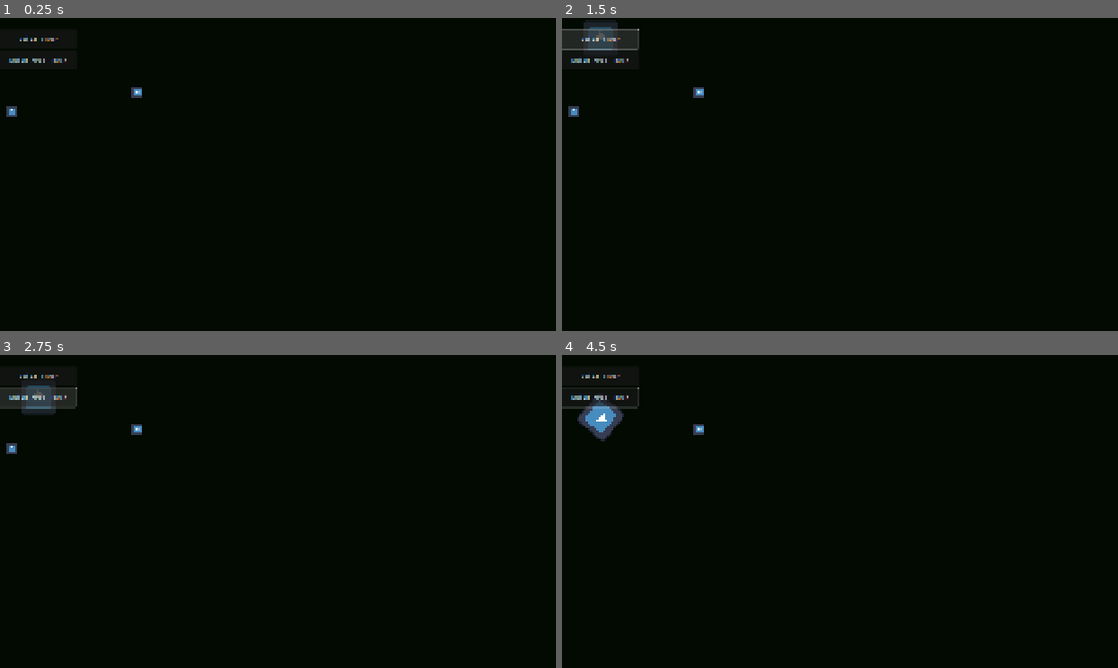
Above: before the commit, frames 1-4 (two rows, left to right).
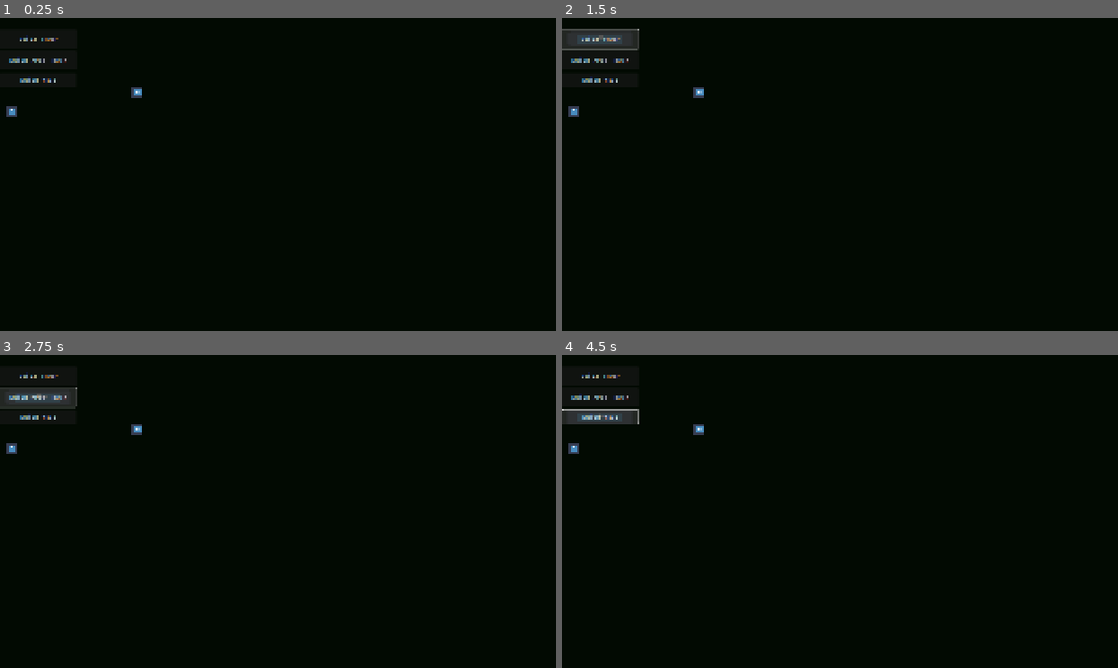
Above: after the commit, the same moments.

Repository: Olatiny/bot-net
Game: Godot game, scene res://src/towers/Place.tscn
The game is run twice, just before and just after one commit, with the same random seed, the same clock (stepped at 60 frames per second) and the same inputs. This scene is started directly instead of the project's main scene. The engine's default icon, where the game draws it, is replaced by a stand-in: a white triangle on a blue panel in a dark square.
Inputs (mouse positions are in pixels of both pictures, inside the frame that each line leads up to):
- Up to frame 1 (0.25 s): no input
- Up to frame 2 (1.5 s): click (600, 80) at 0.5 s, where only the run after the commit has a clickable "Build Wall"; click "Build Tower" at 1.25 s
- Up to frame 3 (2.75 s): click "Build Area Tower" at 2 s
- Up to frame 4 (4.5 s): click "Build Tower" at 2.75 s; click "Build Area Tower" at 3.5 s; click (600, 417) at 4.25 s, where only the run after the commit has a clickable "Build Wall"

The runs differ from the first frame. In frame 1, less than 0.1% of the frame differs, in the area x 3-11%, y 18-21%; in frame 2, 0.4%; in frame 3, 0.4%; in frame 4, 1.1%, in the area x 0-14%, y 10-32%.

Commit message:
firewall
the wall has health 200 and damage 50.

Diff:
--- a/PlacementManager.gd
+++ b/PlacementManager.gd
@@ -2,6 +2,7 @@
 
 @export var tower_scene: PackedScene
 @export var aoe_tower_scene: PackedScene
+@export var wall_scene: PackedScene
 
 var ghost_tower: Node2D = null
 var is_placing: bool = false
@@ -30,6 +31,9 @@
 
 # --- PLACEMENT LOGIC ---
 
+func _on_build_wall_button_pressed():
+	start_placement(wall_scene)
+
 
 
 func start_placement(selected_tower: PackedScene):
@@ -53,21 +57,17 @@
 		if detection:
 			detection.monitoring = false
 
+
 func finalize_placement():
 	is_placing = false
 	ghost_tower.modulate.a = 1.0
-
-	# Re-enable the scripts
-	ghost_tower.set_process(true)
 	ghost_tower.set_physics_process(true)
 
-	# Re-enable the Area2D detection
-	# We check for BOTH names just in case
-	for zone_name in ["DetectionRange", "DamageZone"]:
+	# Enable detection for Towers AND Walls
+	for zone_name in ["DetectionRange", "DamageZone", "ThornArea"]:
 		var zone = ghost_tower.get_node_or_null(zone_name)
 		if zone:
 			zone.monitoring = true
-			zone.monitorable = true
 
 	ghost_tower = null
 
--- /dev/null
+++ b/src/firewall/firewall.gd
@@ -0,0 +1,27 @@
+extends StaticBody2D
+
+@export var max_health: int = 200
+@export var thorn_damage: int = 50 # Damage dealt to enemy on contact
+var current_health: int
+
+func _ready():
+	current_health = max_health
+
+func take_damage(amount: int):
+	current_health -= amount
+	print("Wall Health: ", current_health)
+	if current_health <= 0:
+		die()
+
+func _on_thorn_area_body_entered(body):
+	# If an enemy touches the wall
+	if body.is_in_group("enemies"):
+		# 1. Damage the enemy
+		if body.has_method("take_damage"):
+			body.take_damage(thorn_damage)
+
+		# 2. Damage the wall (the wall takes damage for 'blocking')
+		take_damage(50)
+
+func die():
+	queue_free()
--- /dev/null
+++ b/src/firewall/firewall.tscn
@@ -0,0 +1,34 @@
+[gd_scene load_steps=5 format=3 uid="uid://byvaonestqs7"]
+
+[ext_resource type="Script" uid="uid://dve26by85f5y0" path="res://src/firewall/firewall.gd" id="1_yvk1g"]
+[ext_resource type="Texture2D" uid="uid://cq6glhl1n4id2" path="res://icon.svg" id="2_y7g4w"]
+
+[sub_resource type="RectangleShape2D" id="RectangleShape2D_3tst3"]
+size = Vector2(135.8659, 161.68422)
+
+[sub_resource type="RectangleShape2D" id="RectangleShape2D_wcfj2"]
+size = Vector2(126.569824, 121.26315)
+
+[node name="Firewall" type="StaticBody2D"]
+script = ExtResource("1_yvk1g")
+
+[node name="Sprite2D" type="Sprite2D" parent="."]
+position = Vector2(-1, 0)
+scale = Vector2(1.3984375, 0.296875)
+texture = ExtResource("2_y7g4w")
+
+[node name="ThornArea" type="Area2D" parent="."]
+position = Vector2(-1, 0)
+scale = Vector2(1.3984375, 0.296875)
+collision_mask = 2
+
+[node name="ThornAreacollision" type="CollisionShape2D" parent="ThornArea"]
+position = Vector2(-1.4301698, -3.3684187)
+shape = SubResource("RectangleShape2D_3tst3")
+
+[node name="CollisionShape2D" type="CollisionShape2D" parent="."]
+position = Vector2(-1.5, 1.0000002)
+scale = Vector2(1.3984375, 0.296875)
+shape = SubResource("RectangleShape2D_wcfj2")
+
+[connection signal="body_entered" from="ThornArea" to="." method="_on_thorn_area_body_entered"]
--- a/src/towers/Place.tscn
+++ b/src/towers/Place.tscn
@@ -1,14 +1,16 @@
-[gd_scene load_steps=5 format=3 uid="uid://dv3piydu04r6f"]
+[gd_scene load_steps=6 format=3 uid="uid://dv3piydu04r6f"]
 
 [ext_resource type="Script" uid="uid://dtr37l6hs7o54" path="res://PlacementManager.gd" id="1_a617q"]
 [ext_resource type="PackedScene" uid="uid://bx7x3s16y1ywr" path="res://src/towers/tower.tscn" id="2_bgj4r"]
 [ext_resource type="PackedScene" uid="uid://u0hpbk31udpt" path="res://src/areatower/areatower.tscn" id="3_pmwwo"]
 [ext_resource type="PackedScene" uid="uid://b4prfwlhmjacj" path="res://src/towers/enemy.tscn" id="3_x44pb"]
+[ext_resource type="PackedScene" uid="uid://byvaonestqs7" path="res://src/firewall/firewall.tscn" id="4_qgsef"]
 
 [node name="Node2D" type="Node2D"]
 script = ExtResource("1_a617q")
 tower_scene = ExtResource("2_bgj4r")
 aoe_tower_scene = ExtResource("3_pmwwo")
+wall_scene = ExtResource("4_qgsef")
 
 [node name="CanvasLayer" type="CanvasLayer" parent="."]
 
@@ -26,6 +28,14 @@
 offset_bottom = 138.0
 text = "Build Area Tower"
 
+[node name="BuildWall" type="Button" parent="CanvasLayer"]
+offset_left = 1.0
+offset_top = 147.0
+offset_right = 204.0
+offset_bottom = 183.0
+text = "Build Wall
+"
+
 [node name="enemy" parent="." instance=ExtResource("3_x44pb")]
 position = Vector2(32, 249)
 
@@ -34,3 +44,4 @@
 
 [connection signal="pressed" from="CanvasLayer/BuildButton" to="." method="_on_build_button_pressed"]
 [connection signal="pressed" from="CanvasLayer/AoEBuildButton" to="." method="_on_aoe_build_button_pressed"]
+[connection signal="pressed" from="CanvasLayer/BuildWall" to="." method="_on_build_wall_button_pressed"]
Not shown, added: src/firewall/firewall.gd.uid
